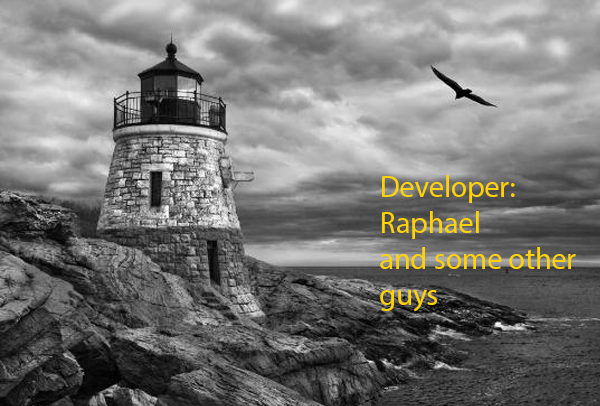
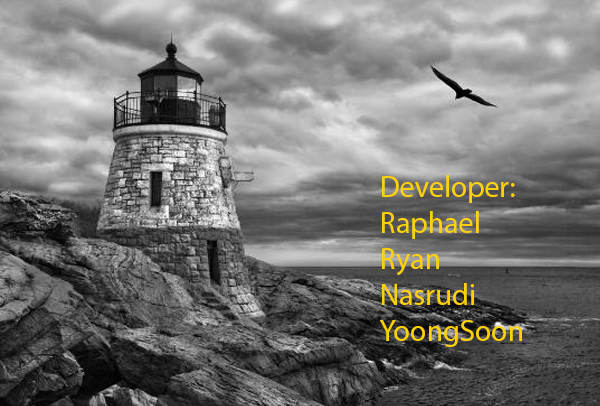
Layers edited between the first and the second 600×406 image:
renamed "Developer: Raphael and some other guys" to "Developer: Raphael Ryan Nasrudi YoongSoon", painted on it over [380, 247, 576, 347]
